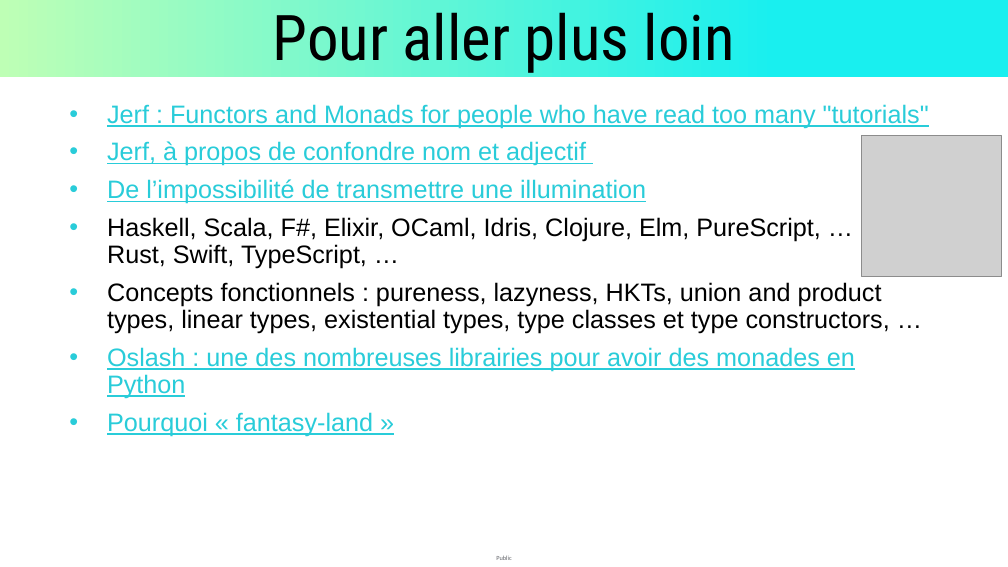
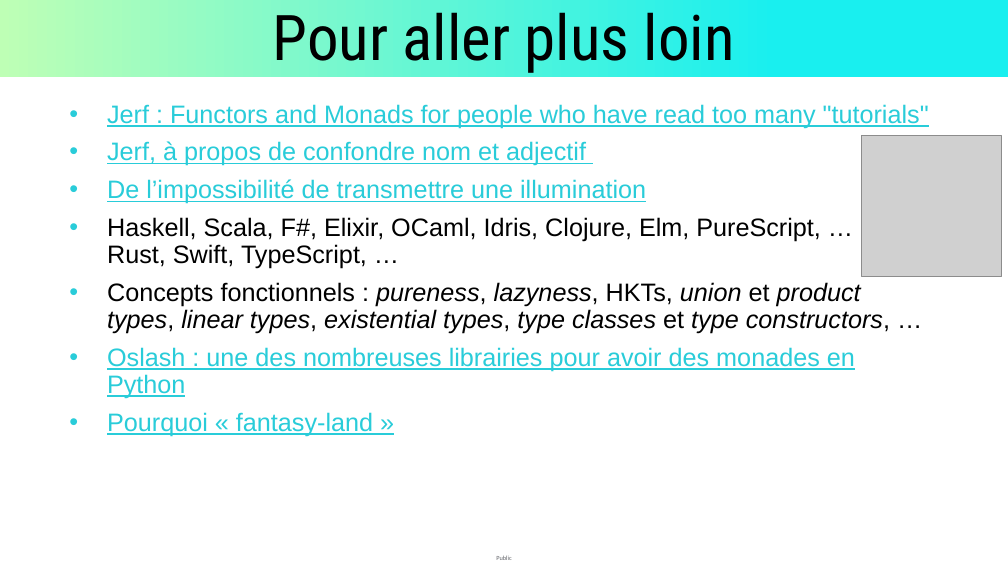
Before and after one commit to Lenormju/lenormand-julien.fr, a slide deck: slide 19 of www/talks/Kaizen Talk 2024-05 Monades.pptx. Drawn at 1008x567 pixels with LibreOffice and Linux fonts; fonts in the diff are those of the drawing; grey boxes stand for pictures; background and template pictures are left out. Boxes give left, top, right and bottom in pixels: in the first picture for what was removed or moved away, otherwise in the second. Text is boxed around its words. In the diff, an @@ line names an element or a change of style, - is before the commit and + after.

```diff
--- a/www/talks/Kaizen Talk 2024-05 Monades.pptx
+++ b/www/talks/Kaizen Talk 2024-05 Monades.pptx
@@ text at [107, 282, 890, 334]: text changed; italic on @@
-• Concepts fonctionnels : pureness, lazyness, HKTs, union and product types, linear types, existential types, type classes et type constructors, …
+• Concepts fonctionnels : pureness, lazyness, HKTs, union et product types, linear types, existential types, type classes et type constructors, …
```
Also in this commit, not shown: 3 other slides changed, 5 other files.
